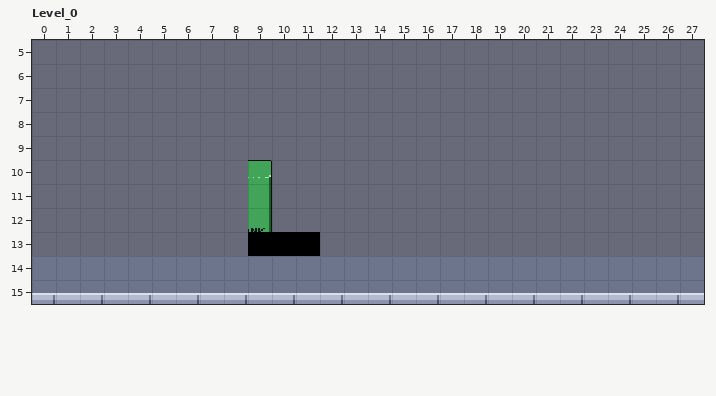
One commit to this LDtk project: assets/ldtk/working.ldtk. Above, as it was before the edit.
Cells are 16x16 px. Shown: Level_0 x 0..27, y 5..15.
After the commit:
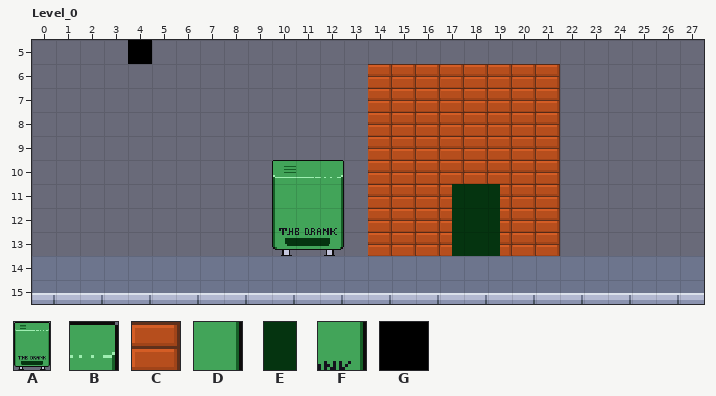
Key: from "Atlas": A 2, B 4, C 7, D 24, E 36, F 44; from "IntGrid": G 1 "wall".
_ is an empty cell, # one hidden under a higher layer.
Objects are placed by their top-left corner, in cells (3,4 is the top-left corner of cell 3,4); size is 1x1 cell unless given.
Edits made:
{"where": "layer \"Tiles\""}
{"y":6,"x":14,"old":"________","new":"CCCCCCCC"}
{"y":7,"x":14,"old":"________","new":"CCCCCCCC"}
{"y":8,"x":14,"old":"________","new":"CCCCCCCC"}
{"y":9,"x":14,"old":"________","new":"CCCCCCCC"}
{"y":10,"x":9,"old":"B","new":"_"}
{"y":10,"x":14,"old":"________","new":"CCCCCCCC"}
{"y":11,"x":9,"old":"D","new":"_"}
{"y":11,"x":14,"old":"________","new":"CCCCCCCC"}
{"y":12,"x":9,"old":"F","new":"_"}
{"y":12,"x":14,"old":"________","new":"CCCCCCCC"}
{"y":13,"x":9,"old":"#","new":"_"}
{"y":13,"x":14,"old":"________","new":"CCCCCCCC"}
{"where": "layer \"IntGrid\""}
{"y":5,"x":4,"old":"_","new":"G"}
{"y":13,"x":9,"old":"GGG","new":"___"}
{"where": "layer \"Entities\" (added)"}
{"now": "A \"VendingMachine\" at 10,10 size 3x4"}
{"now": "E \"Door\" at 17.5,11 size 2x3"}
{"label":"added","picture_box":[128,40,152,64]}
{"label":"added","picture_box":[368,64,560,256]}
{"label":"changed","picture_box":[248,160,344,256]}
